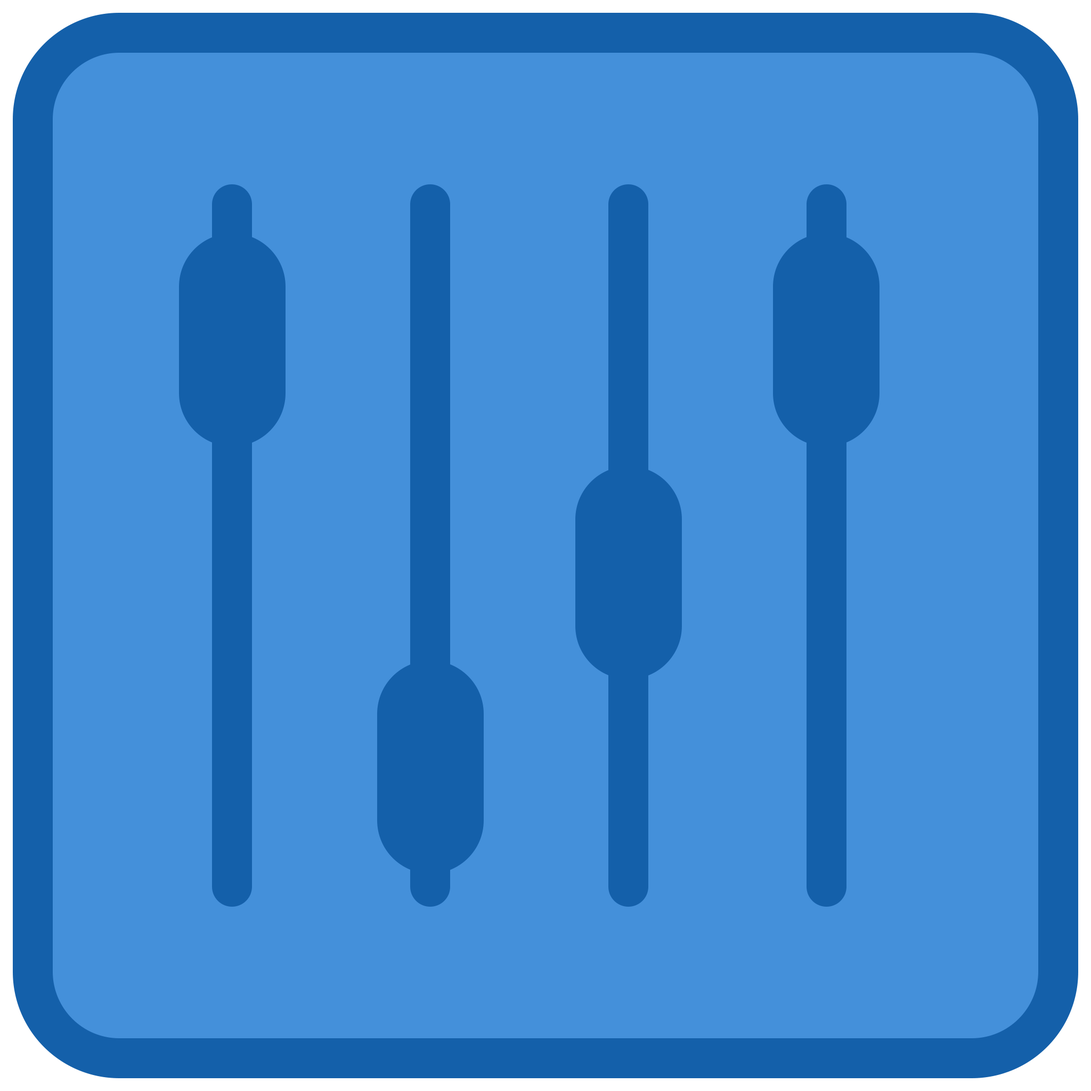
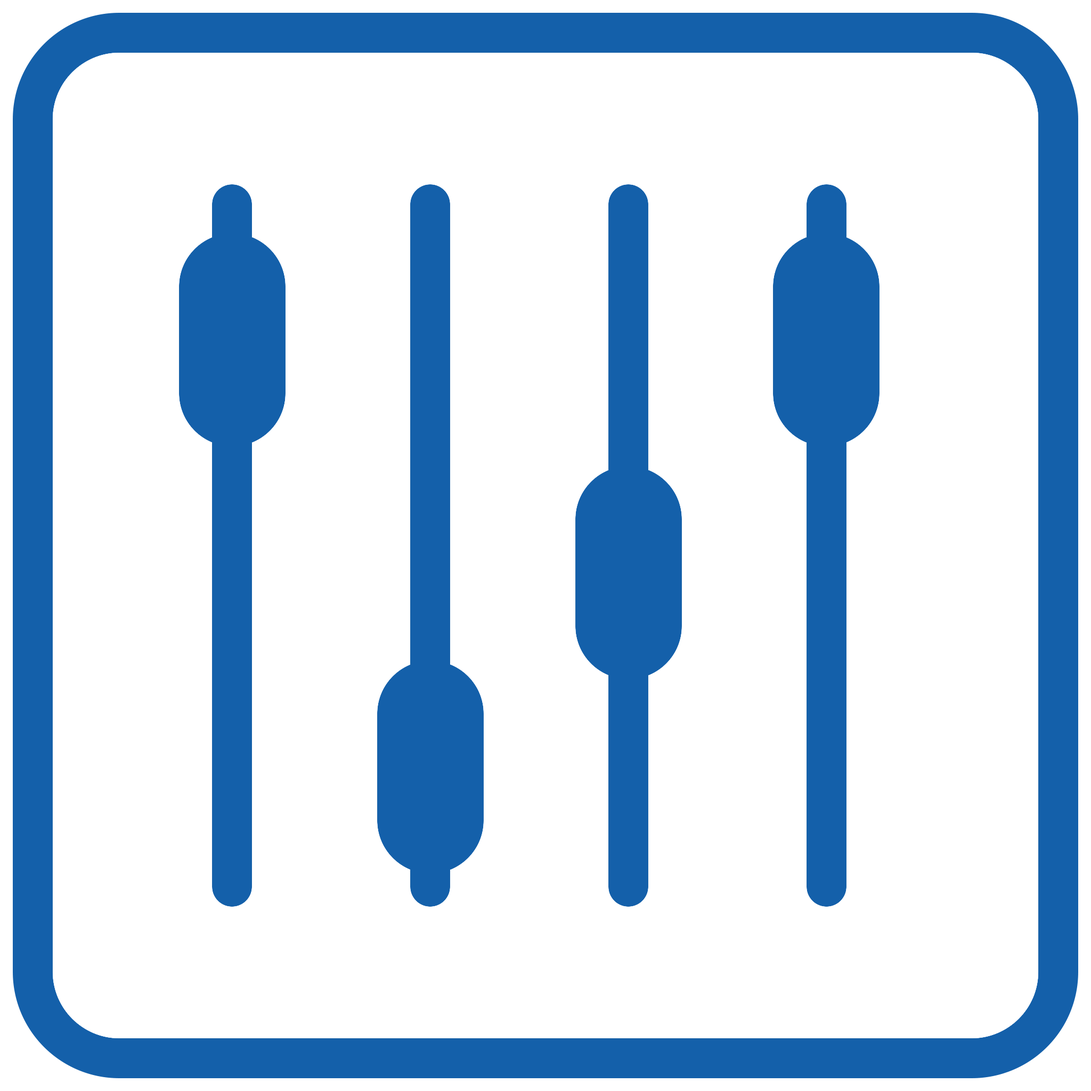
The second w=1091, h=1091 image is a revision of the first. Changes to its layers:
added layer "Layer 1" above "Rectangle 4 copy 7" over <box>52,52,1040,1040</box>
painted on "Rectangle 4 copy 7" over <box>52,52,1040,1040</box>
